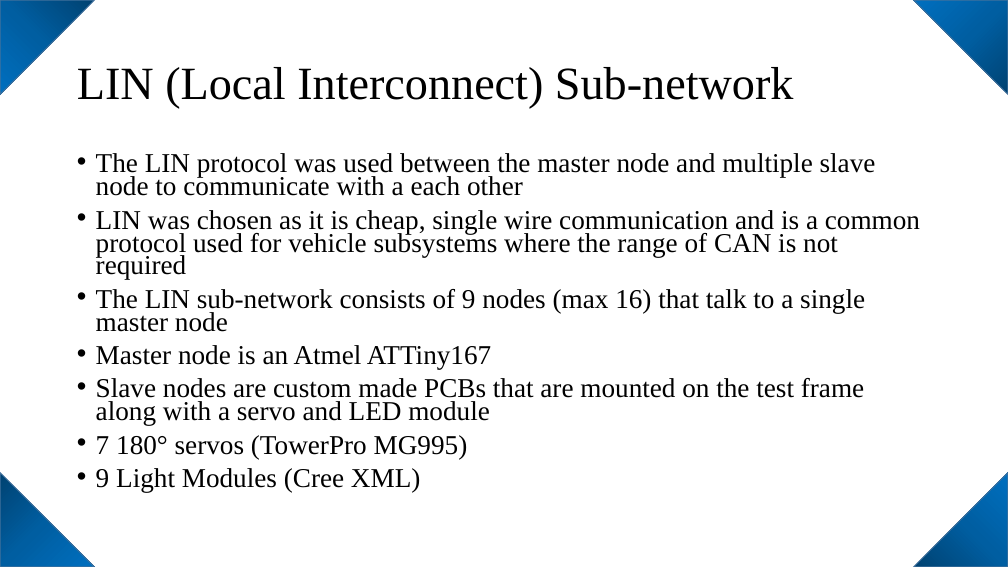
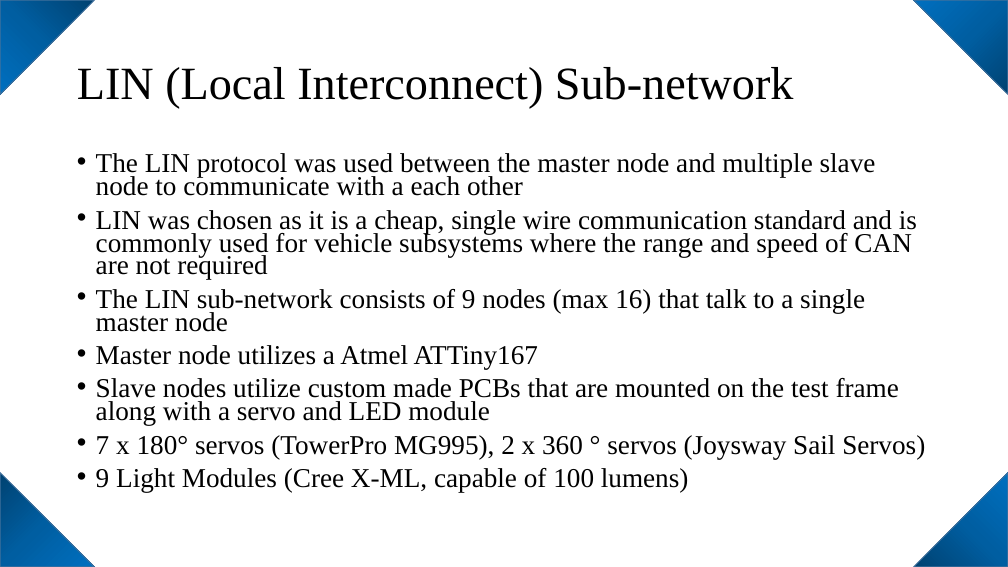
Before and after one commit to jordanm1/AVR-Ford-Lighting-Project, a slide deck: slide 5 of Ford 360° Exterior Lighting System.pptx. Drawn at 1008x567 pixels with LibreOffice and Linux fonts; fonts in the diff are those of the drawing. Boxes give left, top, right and bottom in pixels: in the first picture for what was removed or moved away, otherwise in the second. Text is boxed around its words. In the diff, an @@ line names an element or a change of style, - is before the commit and + after.

Commit message:
More updates.

```diff
--- a/Ford 360° Exterior Lighting System.pptx
+++ b/Ford 360° Exterior Lighting System.pptx
@@ text at [96,210,917,280]: text changed @@
-• LIN was chosen as it is cheap, single wire communication and is a common protocol used for vehicle subsystems where the range of CAN is not required
+• LIN was chosen as it is a cheap, single wire communication standard and is commonly used for vehicle subsystems where the range and speed of CAN are not required
@@ text at [96,345,925,492]: text changed @@
-• Master node is an Atmel ATTiny167
-• Slave nodes are custom made PCBs that are mounted on the test frame along with a servo and LED module
-• 7 180° servos (TowerPro MG995)
-• 9 Light Modules (Cree XML)
+• Master node utilizes a Atmel ATTiny167
+• Slave nodes utilize custom made PCBs that are mounted on the test frame along with a servo and LED module
+• 7 x 180° servos (TowerPro MG995), 2 x 360 ° servos (Joysway Sail Servos)
+• 9 Light Modules (Cree X-ML, capable of 100 lumens)
```
Also in this commit, not shown: 3 other slides changed.
